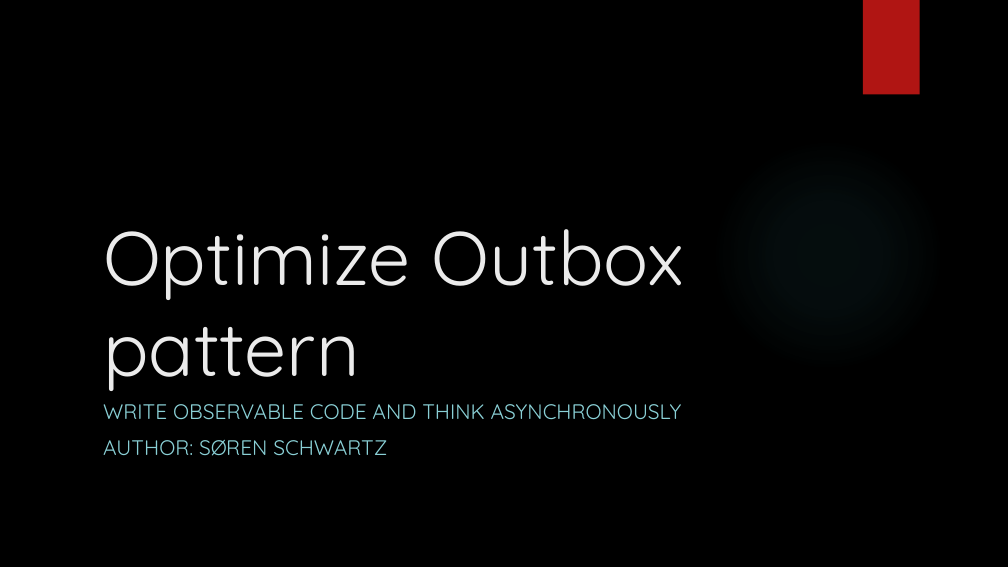
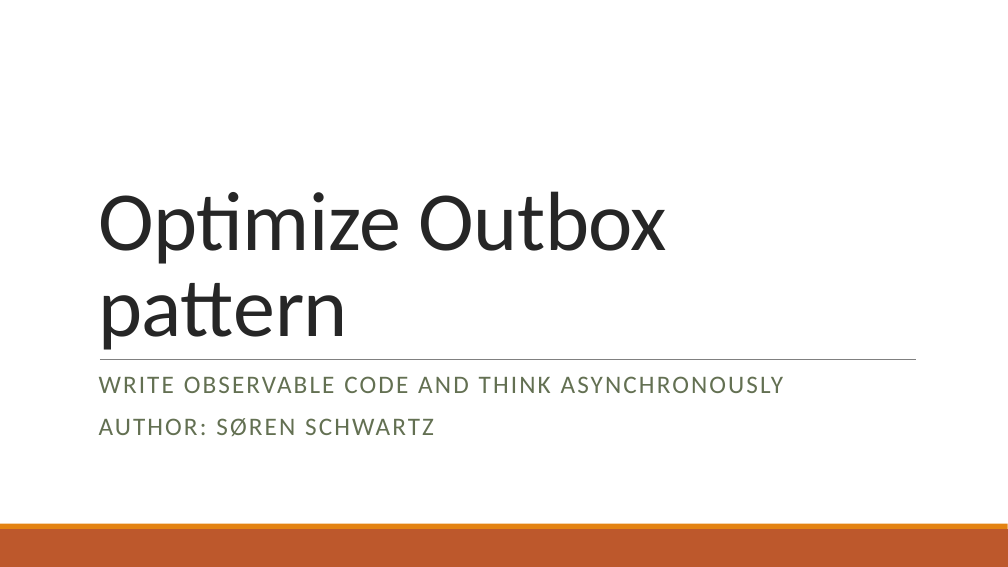
Before and after one commit to 3schwartz/StudyGroup, a slide deck: slide 1 of Outbox/Optimize Outbox pattern.pptx. Drawn at 1008x567 pixels with LibreOffice and Linux fonts; fonts in the diff are those of the drawing; background and template pictures are left out. Boxes give left, top, right and bottom in pixels: in the first picture for what was removed or moved away, otherwise in the second. Text is boxed around its words. In the diff, an @@ line names an element or a change of style, - is before the commit and + after.

Commit message:
Update design

```diff
--- a/Outbox/Optimize Outbox pattern.pptx
+++ b/Outbox/Optimize Outbox pattern.pptx
@@ background picture (left out) to #FFFFFF @@
@@ rectangle removed at (863,0,920,95) @@
@@ title "Optimize Outbox pattern": place and size @@
-title "Optimize Outbox pattern" at (103,229,685,391)
+title "Optimize Outbox pattern" at (98,191,667,350)
@@ title "Optimize Outbox pattern" at (98,191,667,350): size 72 to 80 pt, font Quicksand to Calibri, text colour #EBEBEB to #262626, letter spacing 0 to -0.5 pt; line spacing 1 to 0.85 @@
@@ ellipse removed at (712,138,944,371) @@
@@ line added from (100, 359) to (917, 359), #808080 0.5 pt @@
@@ subtitle "WRITE OBSERVABLE CODE AND THINK ...": place and size @@
-subtitle "WRITE OBSERVABLE CODE AND THINK ..." at (103,404,682,456)
+subtitle "WRITE OBSERVABLE CODE AND THINK ..." at (99,376,783,436)
@@ subtitle "WRITE OBSERVABLE CODE AND THINK ..." at (99,376,783,436): size 20 to 24 pt, font Quicksand to Calibri, text colour #8AD0D6 to #637052, letter spacing 0 to 2 pt; line spacing 1 to 0.9; more space between paragraphs @@
@@ rectangle added at (0,529,1008,567), fill #BD582C @@
@@ rectangle added at (0,524,1008,529), fill #E48312 @@
```
Also in this commit, not shown: 9 other slides changed.
